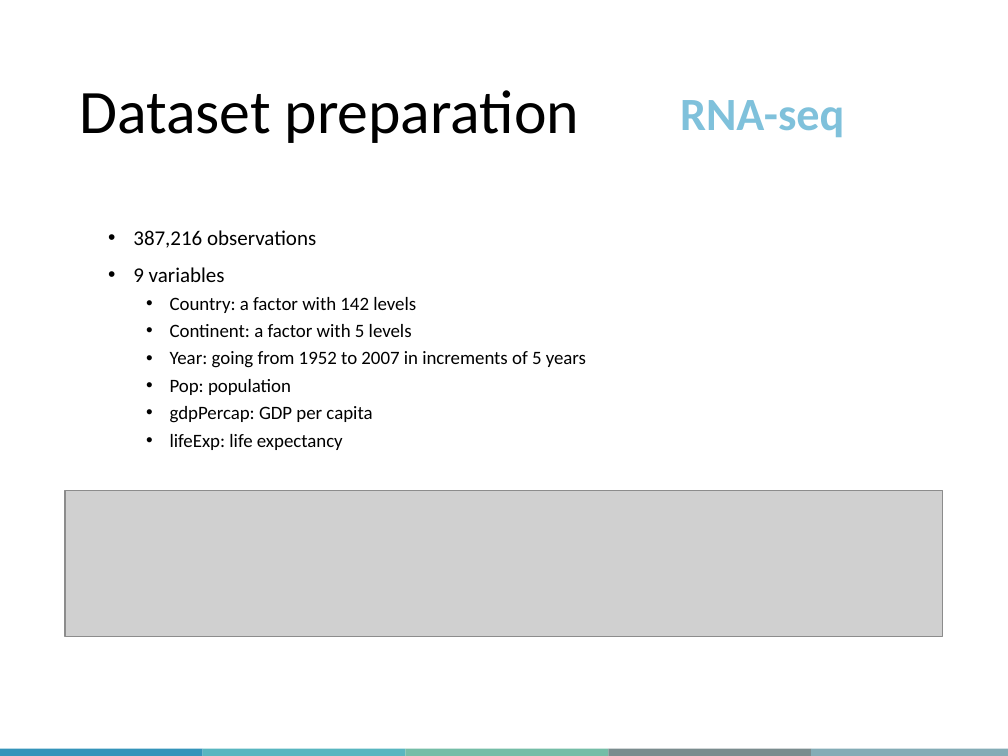
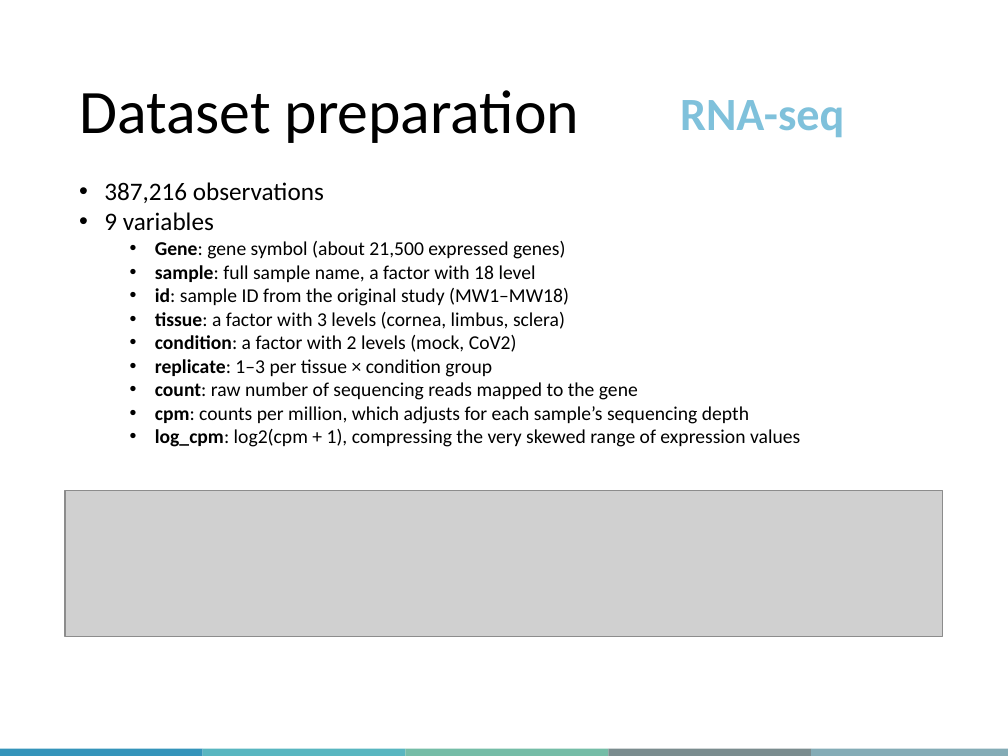
Before and after one commit to QLS-MiCM/Fall-2026-Bootcamp-Data-Visualization-in-R, a slide deck: slide 8 of Slides/MiCM - DataVisInR.pptx. Drawn at 1008x756 pixels with LibreOffice and Linux fonts; fonts in the diff are those of the drawing; grey boxes stand for pictures; background and template pictures are left out. Boxes give left, top, right and bottom in pixels: in the first picture for what was removed or moved away, otherwise in the second. Text is boxed around its words. In the diff, an @@ line names an element or a change of style, - is before the commit and + after.

```diff
--- a/Slides/MiCM - DataVisInR.pptx
+++ b/Slides/MiCM - DataVisInR.pptx
@@ text added at (104,182,800,447), 14 pt, text #000000 @@
+• 387,216 observations
+• 9 variables
+  • Gene: gene symbol (about 21,500 expressed genes)
+  • sample: full sample name, a factor with 18 level
+  • id: sample ID from the original study (MW1–MW18)
+  • tissue: a factor with 3 levels (cornea, limbus, sclera)
+  • condition: a factor with 2 levels (mock, CoV2)
+  • replicate: 1–3 per tissue × condition group
+  • count: raw number of sequencing reads mapped to the gene
+  • cpm: counts per million, which adjusts for each sample’s sequencing depth
+  • log_cpm: log2(cpm + 1), compressing the very skewed range of expression values
@@ text removed at (133,230,586,450) @@
-• 387,216 observations
-• 9 variables
-  • Country: a factor with 142 levels
-  • Continent: a factor with 5 levels
-  • Year: going from 1952 to 2007 in increments of 5 years
-  • Pop: population
-  • gdpPercap: GDP per capita
-  • lifeExp: life expectancy
```
Also in this commit, not shown: 1 other slide changed, 1 other file.
